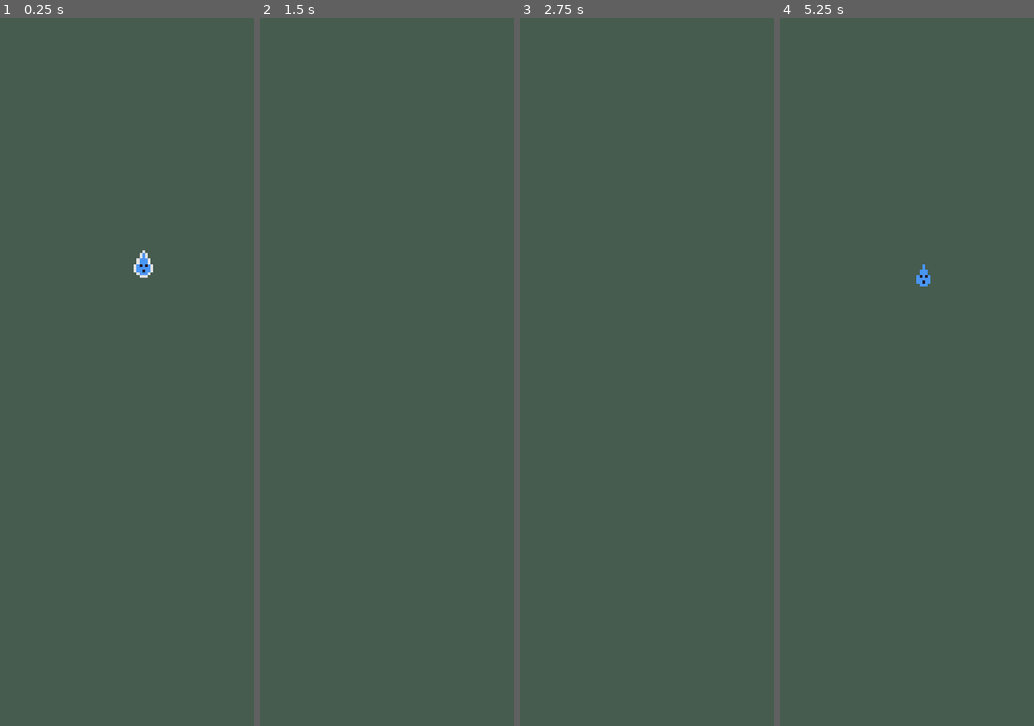
Above: before the commit, frames 1-4 (left to right).
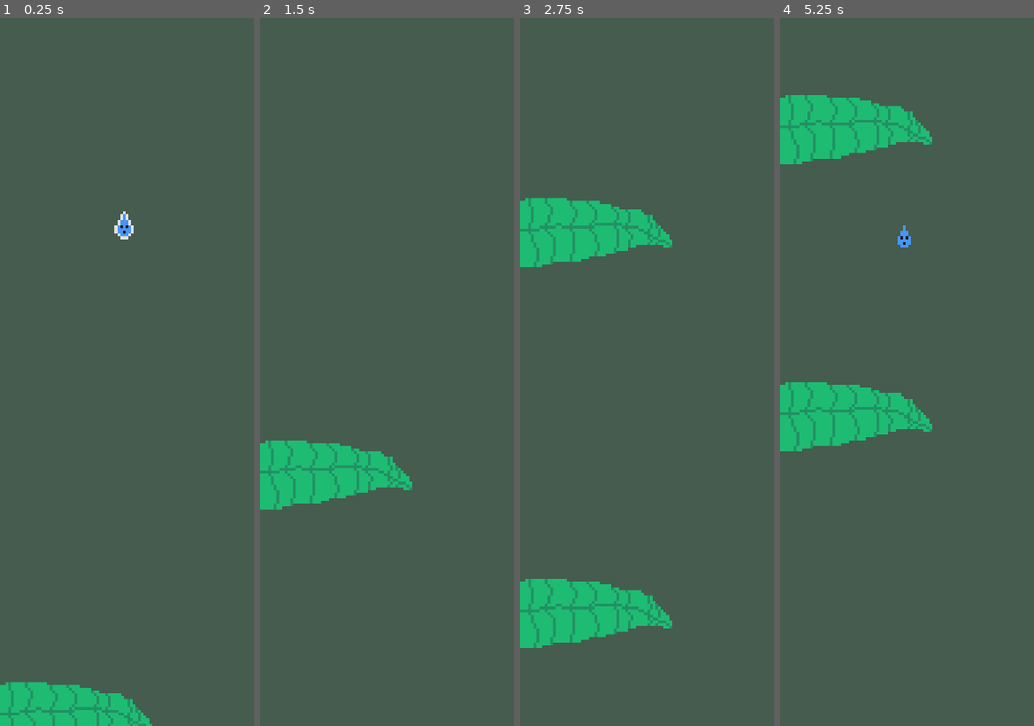
Above: after the commit, the same moments.

Repository: BrokHoly/gamejam_goutte
Game: Godot game, scene res://levels/level_0.tscn
The game is run twice, just before and just after one commit, with the same random seed, the same clock (stepped at 60 frames per second) and the same inputs.
Inputs:
- Up to frame 1 (0.25 s): no input
- Up to frame 2 (1.5 s): hold Right (move_right) 0.53-1.28 s; tap Q (toggle_ice) at 0.6 s; hold Down (move_down) from 1.28 s (still down); tap E (toggle_snow) at 1.35 s
- Up to frame 3 (2.75 s): release Down (move_down) at 2.03 s; hold Right (move_right) from 2.03 s (still down); tap Q (toggle_ice) at 2.1 s
- Up to frame 4 (5.25 s): release Right (move_right) at 2.78 s; hold Up (move_up) 2.78-3.53 s; tap E (toggle_snow) at 2.85, 4.35 s; hold Left (move_left) 3.53-5.03 s; tap Q (toggle_ice) at 3.6, 5.1 s; hold Down (move_down) from 5.03 s (still down)

The runs differ from the first frame. In frame 1, 3.4% of the frame differs, in the area x 0-61%, y 27-100%; in frame 2, 4.2%; in frame 3, 8.4%; in frame 4, 8.7%, in the area x 0-60%, y 10-62%.

Commit message:
leaves appear

Diff:
--- a/levels/level.gd
+++ b/levels/level.gd
@@ -1,25 +1,30 @@
 extends Node2D
 
+var spawner : Node2D
 var left_anchor : Marker2D
 var right_anchor : Marker2D
 
 var OBSTACLES_SPEED: float = 70.0
-const RANDOM_RANGE: Vector2 = Vector2(1.0,3.0) #Seconds between each obstacles
+const TIME_BETWEEN_OBSTACLES = 1.0
+const TIME_RANGE = 1.0
 
 var time_since_last_obstacle := 0.0
 var time_since_left_obstacle := 0.0
 var time_since_right_obstacle := 0.0
 
-var LEFT_OBSTACLES_SCENES = [
-	preload("res://props/leftleaf.tscn")
+var time_until_next_obstacle := 0.0
+
+var LEFT_OBSTACLES_SCENES : Array[Area2D] = [
+	preload("res://props/leftleaf.tscn").instantiate()
 ]
 
-var RIGHT_OBSTACLES_SCENES = [
-	preload("res://props/leftleaf.tscn")
+var RIGHT_OBSTACLES_SCENES : Array[Area2D] = [
+	preload("res://props/leftleaf.tscn").instantiate()
 ]
 
 # Called when the node enters the scene tree for the first time.
 func _ready() -> void:
+	spawner = $ObstacleSpawner
 	left_anchor = $ObstacleSpawner/LeftAnchor
 	right_anchor = $ObstacleSpawner/RightAnchor
 	# Instanciate Obstacles
@@ -32,8 +37,39 @@
 	time_since_left_obstacle += delta
 	time_since_right_obstacle += delta
 
-	pass
+	time_until_next_obstacle -= delta
+
+	if time_since_last_obstacle > TIME_BETWEEN_OBSTACLES:
+		print("SOON Obstacle")
+		time_until_next_obstacle = randf() * TIME_RANGE
+		time_since_last_obstacle = -time_until_next_obstacle
+
+	if time_until_next_obstacle < 0.0 :
+		var go_right = randf() > 0.5
+		if go_right:
+			spawn_right_obstacle()
+		else:
+			spawn_left_obstacle()
+		time_until_next_obstacle = 1000.0
+
 
 
 func spawn_left_obstacle():
+	var next_obstacle : Node2D = LEFT_OBSTACLES_SCENES[randi_range(0,LEFT_OBSTACLES_SCENES.size()-1)]
+	var obstacle : Node2D = next_obstacle.duplicate()
+	spawner.add_child(obstacle)
+	obstacle.speed = OBSTACLES_SPEED
+	obstacle.position = left_anchor.position
+	time_since_last_obstacle = 0.0
+	time_since_left_obstacle = 0.0
 	pass
+
+func spawn_right_obstacle():
+	var next_obstacle : Node2D = RIGHT_OBSTACLES_SCENES[randi_range(0,RIGHT_OBSTACLES_SCENES.size()-1)]
+	var obstacle : Node2D = next_obstacle.duplicate()
+	spawner.add_child(obstacle)
+	obstacle.speed = OBSTACLES_SPEED
+	obstacle.position = right_anchor.position
+	time_since_last_obstacle = 0.0
+	time_since_right_obstacle = 0.0
+	pass
--- a/levels/level_0.tscn
+++ b/levels/level_0.tscn
@@ -27,7 +27,7 @@
 color = Color(0.2714229, 0.3612528, 0.30720705, 1)
 
 [node name="Drop" parent="." unique_id=1116228112 instance=ExtResource("1_eus5j")]
-position = Vector2(52, 90)
+position = Vector2(45, 76)
 platform_wall_layers = 255
 
 [node name="Camera2D" type="Camera2D" parent="." unique_id=135998944]
--- a/props/leaf.gd
+++ b/props/leaf.gd
@@ -1,6 +1,8 @@
 extends Area2D
 
 signal splash
+
+var speed = 0.0
 
 # Called when the node enters the scene tree for the first time.
 func _ready() -> void:
@@ -9,12 +11,16 @@
 
 # Called every frame. 'delta' is the elapsed time since the previous frame.
 func _process(delta: float) -> void:
+	if position.y < -30.0:
+		queue_free()
+	position.y -= speed * delta
 	pass
 
 
 func _on_body_entered(body: Node2D) -> void:
 	if body.is_in_group("player"):
 		# if...
+		print("OUILLE")
 		splash.emit()
 
 	pass # Replace with function body.
